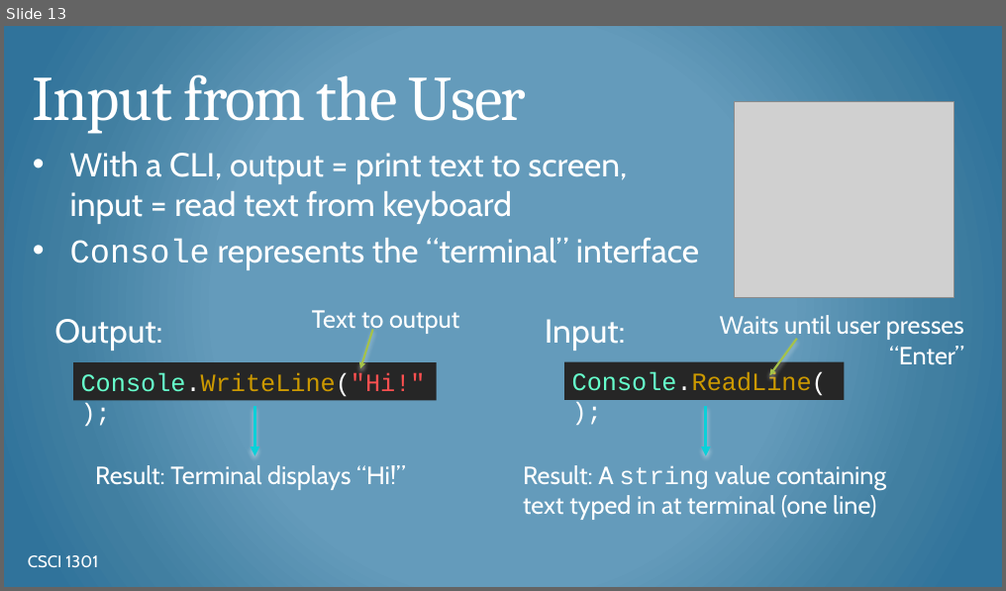
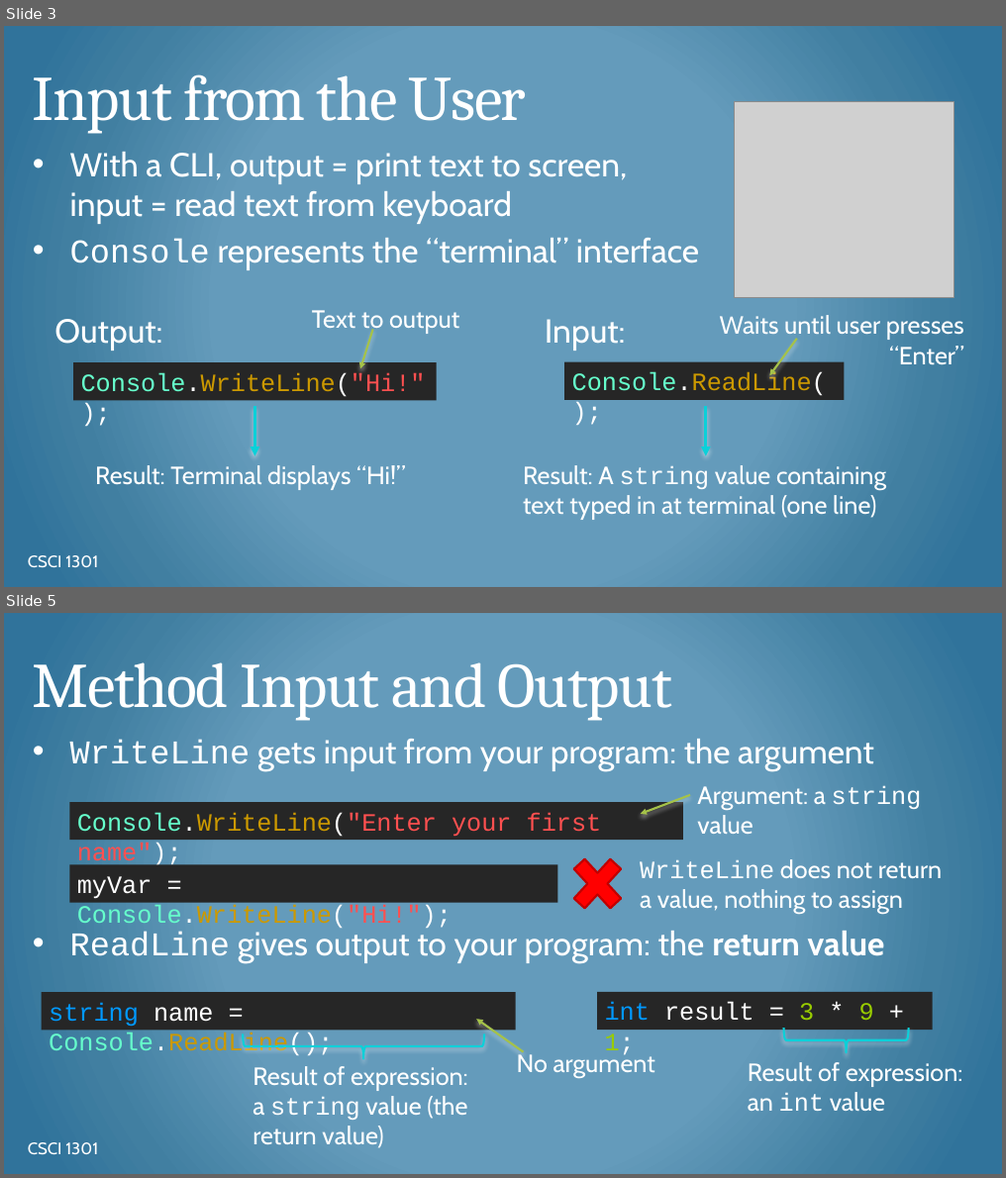
Before and after one commit to csci-1301/csci-1301.github.io, a slide deck: lectures/050_reading_and_displaying/Input-Output-Concatenation.pptx. Shown one above the other, each under a label of ours: slide 13 before the commit, slides 3 and 5 after it; the slides between them are not shown. The pictures are 1006x591 and 1006x1178 pixels, drawn with LibreOffice and Linux fonts; fonts in the diff are those of the drawing; grey boxes stand for pictures; background and template pictures are left out. Boxes give left, top, right and bottom in pixels: in the first picture for what was removed or moved away, otherwise in the second. Text is boxed around its words. In the diff, an @@ line names an element or a change of style, - is before the commit and + after.

```diff
--- a/lectures/050_reading_and_displaying/Input-Output-Concatenation.pptx
+++ b/lectures/050_reading_and_displaying/Input-Output-Concatenation.pptx
@@ slide 5 added at (4, 613, 1002, 1174), background gradient #659ABC to #427FA1 to #30759B @@
@@ title added at (33, 663, 672, 721), 61 pt, text #FFFFFF @@
+Method Input and Output
@@ text added at (70, 739, 885, 963), 32 pt, text #FFFFFF @@
+• WriteLine gets input from your program: the argument
+• ReadLine gives output to your program: the return value
@@ text added at (697, 786, 922, 834), 24 pt, text #FFFFFF @@
+Argument: a string value
@@ rectangle added at (70, 802, 683, 840), fill #262626, 24 pt, text #FF5050 @@
+Console.WriteLine("Enter your first name");
@@ arrow added from (690, 795) to (641, 814), #A5C249 2 pt @@
@@ cross added at (562, 846, 632, 922), fill #FF0000, outline #C00000 2 pt @@
@@ rectangle added at (70, 865, 558, 903), fill #262626, 24 pt, text #FFFFFF @@
+myVar = Console.WriteLine("Hi!");
@@ text added at (640, 860, 943, 914), 24 pt, text #FFFFFF @@
+WriteLine does not return a value, nothing to assign
@@ rectangle added at (42, 992, 515, 1030), fill #262626, 24 pt, text #FFFFFF @@
+string name = Console.ReadLine();
@@ rectangle added at (597, 992, 933, 1030), fill #262626, 24 pt, text #FFFFFF @@
+int result = 3 * 9 + 1;
@@ arrow added from (524, 1053) to (476, 1020), #A5C249 2 pt @@
@@ left brace added at (243, 1035, 484, 1059), outline #0BD0D9 2 pt @@
@@ text added at (517, 1052, 655, 1078), 24 pt, text #FFFFFF @@
+No argument
@@ left brace added at (783, 1029, 908, 1054), outline #0BD0D9 2 pt @@
@@ text added at (252, 1066, 468, 1149), 24 pt, text #FFFFFF @@
+Result of expression: a string value (the return value)
@@ text added at (747, 1062, 963, 1111), 24 pt, text #FFFFFF @@
+Result of expression: an int value
@@ text added at (28, 1143, 98, 1156), 16 pt, text #FFFFFF @@
+CSCI 1301
@@ what was slide 13 is now slide 3 @@
```
Also in this commit, not shown: 10 slides changed, 12 other slides added, 1 slide removed, 1 other file.
